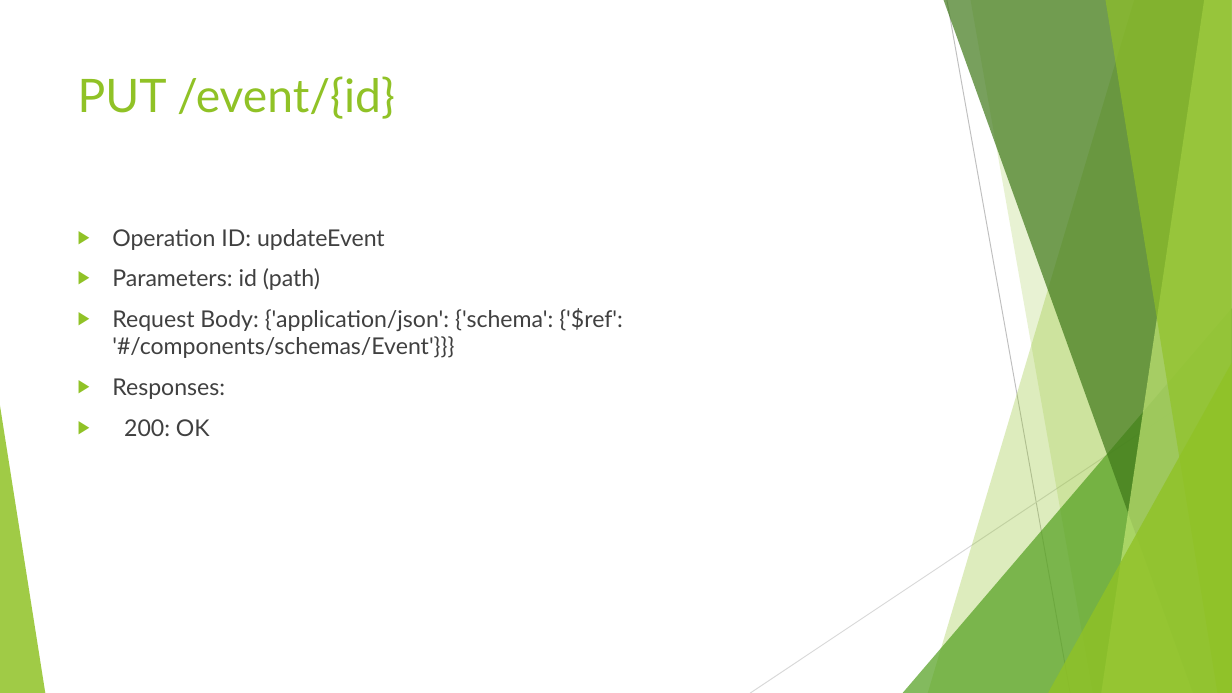
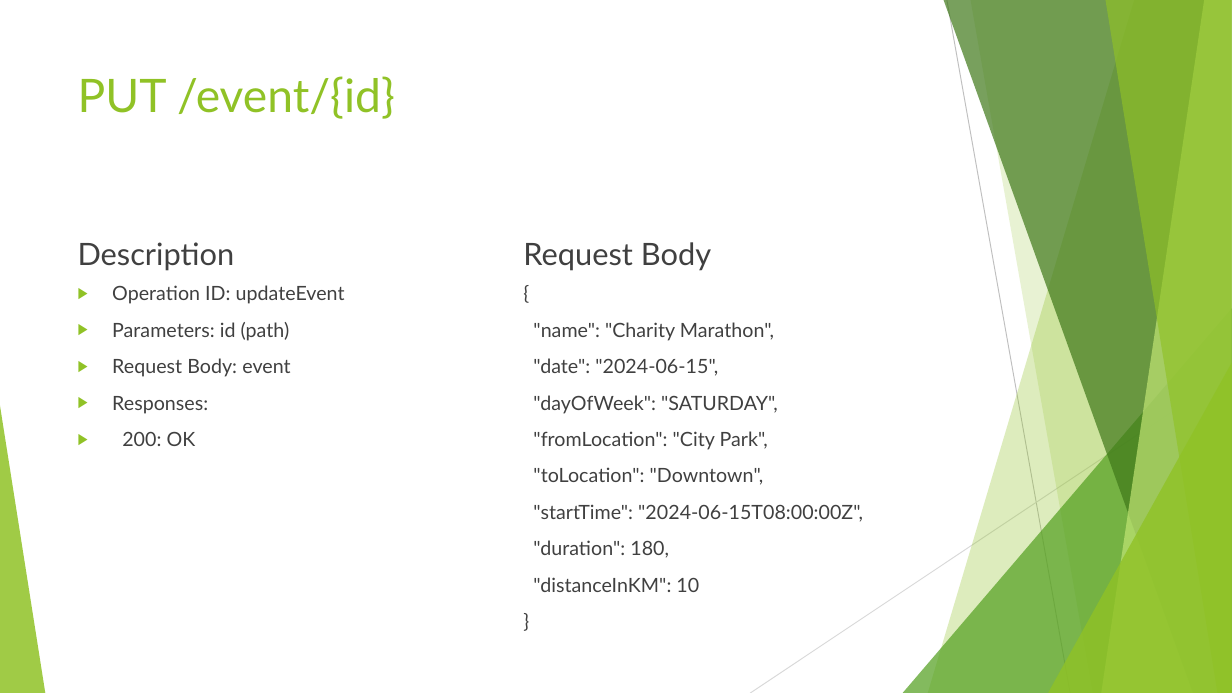
Before and after one commit to jidni911/sdcianSpring, a slide deck: slide 21 of Project SDC.pptx. Drawn at 1232x693 pixels with LibreOffice and Linux fonts; fonts in the diff are those of the drawing. Boxes give left, top, right and bottom in pixels: in the first picture for what was removed or moved away, otherwise in the second. Text is boxed around its words. In the diff, an @@ line names an element or a change of style, - is before the commit and + after.

```diff
--- a/Project SDC.pptx
+++ b/Project SDC.pptx
@@ text added at (78,242,235,271), 24 pt, text #404040 @@
+Description
@@ text added at (523,242,711,271), 24 pt, text #404040 @@
+Request Body
@@ text "Operation ID: updateEvent": place and size @@
-text "Operation ID: updateEvent" at (112,229,623,436)
+text "Operation ID: updateEvent" at (112,285,345,446)
@@ text at (112,285,345,446): size 18 to 15.3 pt in "Operation ID: updateEvent", "Parameters: id (path)", "Responses:", "200: OK" @@
@@ text added at (533,322,863,592), 15.3 pt, text #404040 @@
+{
+"name": "Charity Marathon",
+"date": "2024-06-15",
+"dayOfWeek": "SATURDAY",
+"fromLocation": "City Park",
+"toLocation": "Downtown",
+"startTime": "2024-06-15T08:00:00Z",
+"duration": 180,
+"distanceInKM": 10
+}
@@ text at (112,358,290,377): text changed; size 18 to 15.3 pt @@
-▶ Request Body: {'application/json': {'schema': {'$ref': '#/components/schemas/Event'}}}
+▶ Request Body: event
```
Also in this commit, not shown: 14 other slides changed, 11 other files.
